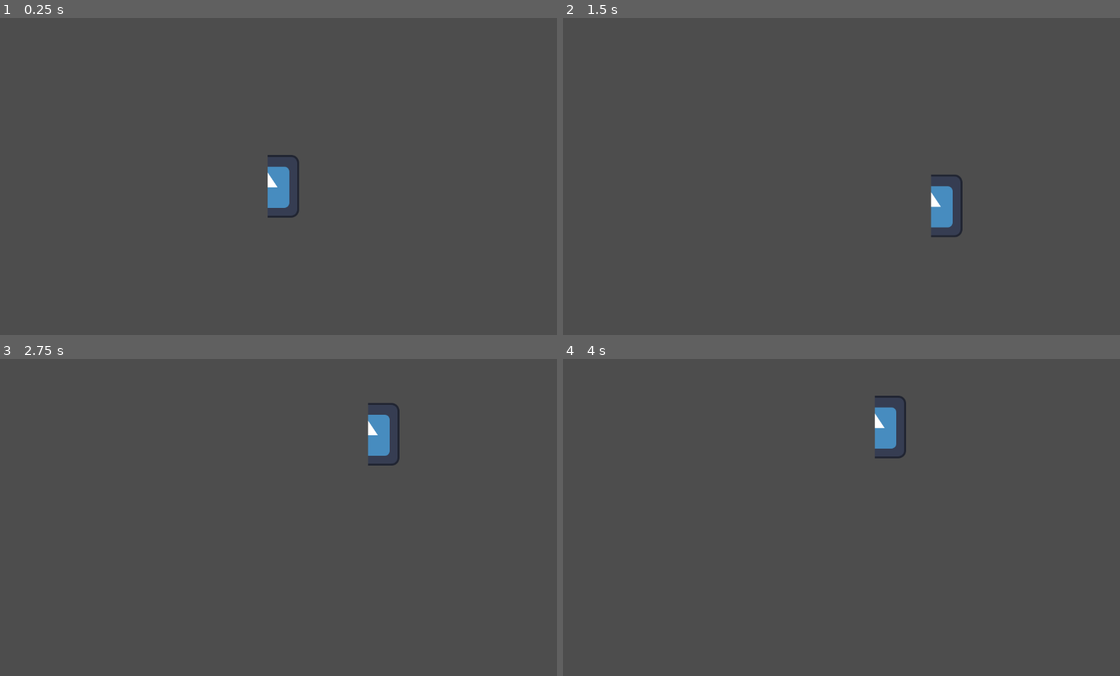
Above: before the commit, frames 1-4 (two rows, left to right).
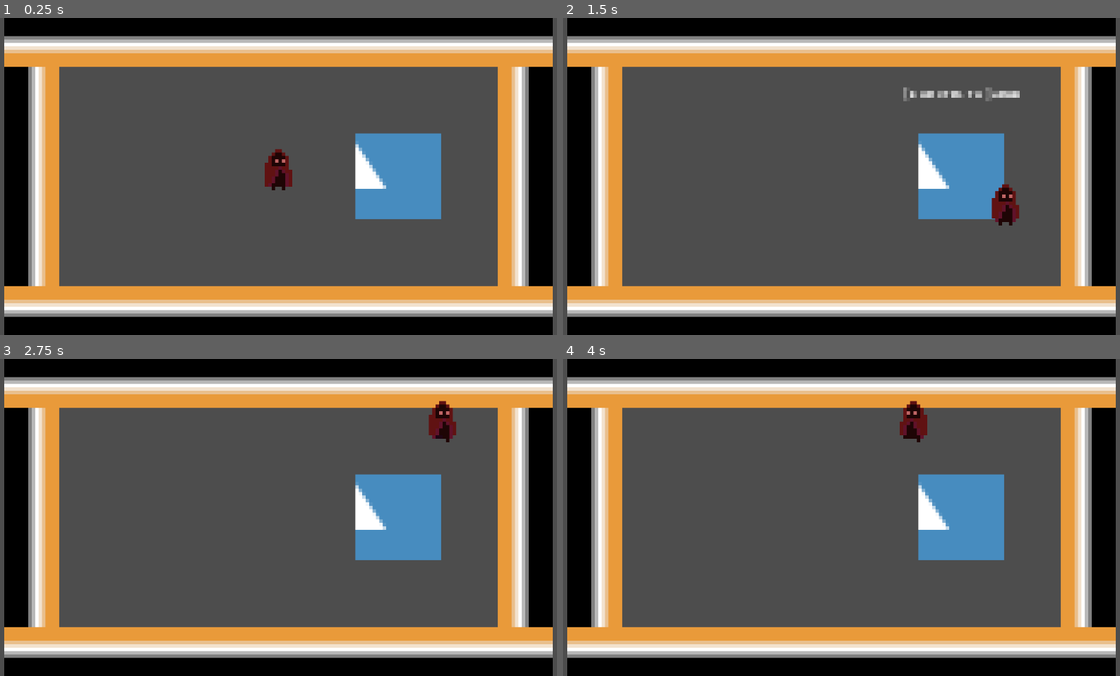
Above: after the commit, the same moments.

Repository: Baguetteboyy/gamesharingforjam
Game: Godot game, scene res://scenes/main_scene.tscn
Same seed, same stepped clock (60 frames per second), same inputs: the game is played once before the commit and once after it. Before the commit the project starts from res://scenes/Player.tscn. The engine's default icon, where the game draws it, is replaced by a stand-in: a white triangle on a blue panel in a dark square.
Inputs:
- Up to frame 1 (0.25 s): no input
- Up to frame 2 (1.5 s): tap Enter at 0.5 s; hold D (høyre) 0.53-1.28 s; tap S (ned) at 0.8, 1.35 s
- Up to frame 3 (2.75 s): tap W (opp) at 1.55 s; hold W (opp) from 2.03 s (still down); tap E (ta) at 2.3 s
- Up to frame 4 (4 s): release W (opp) at 2.78 s; tap E (ta) at 2.85 s; tap A (venstre) at 3.05 s; hold A (venstre) from 3.53 s (still down); tap D (høyre) at 3.8 s

The runs differ from the first frame. In frame 1, 49% of the frame differs, in the area x 0-100%, y 0-100%; in frame 2, 49%; in frame 3, 50%; in frame 4, 49%.

Commit message:
Cookie interaction and new player animation and skin

Diff:
--- a/project.godot
+++ b/project.godot
@@ -11,9 +11,13 @@
 [application]
 
 config/name="gamesharing1"
-run/main_scene="uid://bljq2mmg3crsm"
+run/main_scene="uid://cb61vnvpbsa85"
 config/features=PackedStringArray("4.6", "Forward Plus")
 config/icon="res://assets/icon.svg"
+
+[autoload]
+
+InteractionManager="*uid://cgf7k4ccnrch7"
 
 [file_customization]
 
@@ -56,10 +60,17 @@
 ]
 }
 
+[layer_names]
+
+2d_physics/layer_1="player"
+2d_physics/layer_2="walls"
+2d_physics/layer_3="cookie"
+
 [physics]
 
 3d/physics_engine="Jolt Physics"
 
 [rendering]
 
+textures/canvas_textures/default_texture_filter=0
 rendering_device/driver.windows="d3d12"
--- a/scenes/Player.tscn
+++ b/scenes/Player.tscn
@@ -1,32 +1,103 @@
 [gd_scene format=3 uid="uid://bljq2mmg3crsm"]
 
 [ext_resource type="Script" uid="uid://nxviwlpsvavq" path="res://scripts/node_2d.gd" id="1_kpjcp"]
-[ext_resource type="Texture2D" uid="uid://rlj4memhg5gh" path="res://assets/icon.svg" id="2_kne1u"]
+[ext_resource type="Texture2D" uid="uid://bog48hhnkvaw1" path="res://assets/lutinplayer.png" id="2_3li8b"]
+[ext_resource type="Texture2D" uid="uid://dhkvb5csbb8v2" path="res://assets/lutin.png" id="2_v6fml"]
 
-[sub_resource type="AtlasTexture" id="AtlasTexture_epypp"]
-atlas = ExtResource("2_kne1u")
-region = Rect2(64, 0, 64, 128)
+[sub_resource type="RectangleShape2D" id="RectangleShape2D_q6r6c"]
+size = Vector2(5, 8)
+
+[sub_resource type="AtlasTexture" id="AtlasTexture_mdl7e"]
+atlas = ExtResource("2_3li8b")
+region = Rect2(48, 0, 16, 16)
+
+[sub_resource type="AtlasTexture" id="AtlasTexture_qu4a1"]
+atlas = ExtResource("2_3li8b")
+region = Rect2(64, 0, 16, 16)
+
+[sub_resource type="AtlasTexture" id="AtlasTexture_3li8b"]
+atlas = ExtResource("2_v6fml")
+region = Rect2(0, 0, 8, 8)
+
+[sub_resource type="AtlasTexture" id="AtlasTexture_70d11"]
+atlas = ExtResource("2_3li8b")
+region = Rect2(80, 0, 16, 16)
+
+[sub_resource type="AtlasTexture" id="AtlasTexture_cw2d6"]
+atlas = ExtResource("2_3li8b")
+region = Rect2(96, 0, 16, 16)
+
+[sub_resource type="AtlasTexture" id="AtlasTexture_khinc"]
+atlas = ExtResource("2_3li8b")
+region = Rect2(0, 0, 16, 16)
+
+[sub_resource type="AtlasTexture" id="AtlasTexture_bruh7"]
+atlas = ExtResource("2_3li8b")
+region = Rect2(16, 0, 16, 16)
+
+[sub_resource type="AtlasTexture" id="AtlasTexture_6eyey"]
+atlas = ExtResource("2_3li8b")
+region = Rect2(32, 0, 16, 16)
 
 [sub_resource type="SpriteFrames" id="SpriteFrames_0hol4"]
 animations = [{
 "frames": [{
 "duration": 1.0,
-"texture": SubResource("AtlasTexture_epypp")
+"texture": SubResource("AtlasTexture_mdl7e")
+}, {
+"duration": 1.0,
+"texture": SubResource("AtlasTexture_qu4a1")
+}],
+"loop": true,
+"name": &"Walk",
+"speed": 5.0
+}, {
+"frames": [{
+"duration": 1.0,
+"texture": SubResource("AtlasTexture_3li8b")
 }],
 "loop": true,
 "name": &"default",
 "speed": 5.0
+}, {
+"frames": [{
+"duration": 1.0,
+"texture": SubResource("AtlasTexture_70d11")
+}, {
+"duration": 1.0,
+"texture": SubResource("AtlasTexture_cw2d6")
+}],
+"loop": true,
+"name": &"grab",
+"speed": 5.0
+}, {
+"frames": [{
+"duration": 1.0,
+"texture": SubResource("AtlasTexture_khinc")
+}, {
+"duration": 1.0,
+"texture": SubResource("AtlasTexture_bruh7")
+}, {
+"duration": 1.0,
+"texture": SubResource("AtlasTexture_6eyey")
+}],
+"loop": true,
+"name": &"idle",
+"speed": 5.0
 }]
 
-[sub_resource type="RectangleShape2D" id="RectangleShape2D_q6r6c"]
-size = Vector2(62, 128)
-
 [node name="Player" type="CharacterBody2D" unique_id=392974072]
-position = Vector2(586, 344)
+position = Vector2(-2, -1)
+collision_mask = 6
 script = ExtResource("1_kpjcp")
 
+[node name="CollisionShape2D" type="CollisionShape2D" parent="." unique_id=603035039]
+position = Vector2(2.5, 0)
+shape = SubResource("RectangleShape2D_q6r6c")
+
 [node name="AnimatedSprite2D" type="AnimatedSprite2D" parent="." unique_id=415271956]
+position = Vector2(3, 0)
 sprite_frames = SubResource("SpriteFrames_0hol4")
-
-[node name="CollisionShape2D" type="CollisionShape2D" parent="." unique_id=603035039]
-shape = SubResource("RectangleShape2D_q6r6c")
+animation = &"grab"
+frame = 1
+frame_progress = 0.94246864
--- /dev/null
+++ b/scenes/cookie.gd
@@ -0,0 +1,12 @@
+extends Node2D
+
+
+@onready var Interaction_area: InteractionArea = $InteractionArea
+@onready var cookie = $AnimatedSprite2D
+@onready var hey
+
+func _ready() -> void:
+	Interaction_area.interact = Callable(self, "on_interact")
+
+func on_interact():
+	print("you got the cookie!")
--- /dev/null
+++ b/scenes/cookie.tscn
@@ -0,0 +1,35 @@
+[gd_scene format=3 uid="uid://eey65u0u6rio"]
+
+[ext_resource type="Script" uid="uid://dt0ncio0tix04" path="res://scenes/cookie.gd" id="1_2rrt0"]
+[ext_resource type="Texture2D" uid="uid://rlj4memhg5gh" path="res://assets/icon.svg" id="1_i5c4t"]
+[ext_resource type="PackedScene" uid="uid://cycctm5f3fuys" path="res://scenes/interactions/interaction_area/interaction_area.tscn" id="3_on5vl"]
+
+[sub_resource type="AtlasTexture" id="AtlasTexture_yys3m"]
+atlas = ExtResource("1_i5c4t")
+region = Rect2(75, 50, 25, 25)
+
+[sub_resource type="SpriteFrames" id="SpriteFrames_2rrt0"]
+animations = [{
+"frames": [{
+"duration": 1.0,
+"texture": SubResource("AtlasTexture_yys3m")
+}],
+"loop": true,
+"name": &"default",
+"speed": 5.0
+}]
+
+[sub_resource type="CircleShape2D" id="CircleShape2D_nc27e"]
+radius = 19.104973
+
+[node name="Cookie" type="Node2D" unique_id=1781473538]
+script = ExtResource("1_2rrt0")
+
+[node name="AnimatedSprite2D" type="AnimatedSprite2D" parent="." unique_id=764067590]
+sprite_frames = SubResource("SpriteFrames_2rrt0")
+
+[node name="InteractionArea" parent="." unique_id=147314577 instance=ExtResource("3_on5vl")]
+action_name = "grab"
+
+[node name="CollisionShape2D" type="CollisionShape2D" parent="InteractionArea" unique_id=1496405703]
+shape = SubResource("CircleShape2D_nc27e")
--- /dev/null
+++ b/scenes/interactions/InteractionManager.tscn
@@ -0,0 +1,22 @@
+[gd_scene format=3 uid="uid://cgf7k4ccnrch7"]
+
+[ext_resource type="Script" uid="uid://xvuxil7mabvg" path="res://scenes/interactions/interaction_manager.gd" id="1_j7k8f"]
+[ext_resource type="FontFile" uid="uid://5ke4juidr06f" path="res://assets/ARCADECLASSIC.TTF" id="2_in418"]
+
+[node name="InteractionManager" type="Node2D" unique_id=815986385]
+script = ExtResource("1_j7k8f")
+
+[node name="Label" type="Label" parent="." unique_id=930044355]
+z_index = 20
+anchors_preset = 5
+anchor_left = 0.5
+anchor_right = 0.5
+offset_left = -84.0
+offset_right = 84.0
+offset_bottom = 23.0
+grow_horizontal = 2
+theme_override_fonts/font = ExtResource("2_in418")
+theme_override_font_sizes/font_size = 4
+text = "[E or ctrl] to interact"
+horizontal_alignment = 1
+vertical_alignment = 1
--- /dev/null
+++ b/scenes/interactions/interaction_area/interaction_area.gd
@@ -0,0 +1,15 @@
+extends Area2D
+class_name InteractionArea
+
+
+@export var action_name: String = "interact"
+
+var interact: Callable = func():
+	pass
+
+
+func _on_body_entered(body: Node2D) -> void:
+	InteractionManager.register_area(self)
+
+func _on_body_exited(body: Node2D) -> void:
+	InteractionManager.unregister_area(self)
--- /dev/null
+++ b/scenes/interactions/interaction_area/interaction_area.tscn
@@ -0,0 +1,10 @@
+[gd_scene format=3 uid="uid://cycctm5f3fuys"]
+
+[ext_resource type="Script" uid="uid://sisroqa8tr7y" path="res://scenes/interactions/interaction_area/interaction_area.gd" id="1_qww1t"]
+
+[node name="InteractionArea" type="Area2D" unique_id=147314577]
+collision_layer = 0
+script = ExtResource("1_qww1t")
+
+[connection signal="body_entered" from="." to="." method="_on_body_entered"]
+[connection signal="body_exited" from="." to="." method="_on_body_exited"]
--- /dev/null
+++ b/scenes/interactions/interaction_manager.gd
@@ -0,0 +1,50 @@
+extends Node2D
+
+@onready var player = get_tree().get_first_node_in_group("player")
+@onready var label = $Label
+
+
+const base_text = "[E or ctrl to ]"
+
+
+var active_areas = []
+var can_interact = true
+
+
+func register_area(area: InteractionArea):
+	active_areas.push_back(area)
+
+func unregister_area(area: InteractionArea):
+	var index = active_areas.find(area)
+	if index != -1:
+		active_areas.remove_at(index)
+
+func _process(delta: float) -> void:
+	if active_areas.size() > 0 && can_interact:
+		active_areas.sort_custom(_sort_by_distance_to_player)
+		label.text = base_text + active_areas[0].action_name
+		label.global_position = active_areas[0].global_position
+		label.global_position.y -= 36
+		label.global_position.x -= label.size.x / 2
+		label.show()
+	else:
+		label.hide()
+
+func _sort_by_distance_to_player(area1, area2):
+	var area1_to_player = player.global_position.distance_to(area1.global_position)
+	var area2_to_player = player.global_position.distance_to(area2.global_position)
+	return area1_to_player < area2_to_player
+
+
+
+
+func _input(event: InputEvent) -> void:
+	if event.is_action_pressed("ta") && can_interact:
+		if active_areas.size() > 0:
+			can_interact = false
+			label.hide()
+
+
+			await active_areas[0].interact.call()
+
+			can_interact = true
--- /dev/null
+++ b/scenes/main_scene.tscn
@@ -0,0 +1,30 @@
+[gd_scene format=3 uid="uid://cb61vnvpbsa85"]
+
+[ext_resource type="Texture2D" uid="uid://bocs8cgetabnj" path="res://assets/wall.png" id="1_pw63i"]
+[ext_resource type="PackedScene" uid="uid://bljq2mmg3crsm" path="res://scenes/Player.tscn" id="2_7ykc4"]
+[ext_resource type="PackedScene" uid="uid://eey65u0u6rio" path="res://scenes/cookie.tscn" id="3_7ykc4"]
+
+[sub_resource type="TileSetAtlasSource" id="TileSetAtlasSource_pu3yx"]
+texture = ExtResource("1_pw63i")
+0:0/0 = 0
+0:0/0/physics_layer_0/polygon_0/points = PackedVector2Array(-8, -8, 8, -8, 8, 8, -8, 8)
+
+[sub_resource type="TileSet" id="TileSet_gubc5"]
+physics_layer_0/collision_layer = 2
+sources/0 = SubResource("TileSetAtlasSource_pu3yx")
+
+[node name="Main scene" type="Node2D" unique_id=698446251]
+
+[node name="Camera2D" type="Camera2D" parent="." unique_id=1577173452]
+zoom = Vector2(7, 7)
+
+[node name="TileMap" type="TileMap" parent="." unique_id=371114993]
+tile_set = SubResource("TileSet_gubc5")
+format = 2
+layer_0/tile_data = PackedInt32Array(196603, 0, 0, 196604, 0, 0, 196605, 0, 0, 196606, 0, 0, 196607, 0, 0, 131072, 0, 0, 131073, 0, 0, 131074, 0, 0, 131075, 0, 0, 131076, 0, 0, 65540, 0, 1610612736, 4, 0, 1610612736, -65532, 0, 1610612736, -131068, 0, 1610612736, -196604, 0, 805306368, -131077, 0, 805306368, -131076, 0, 805306368, -131075, 0, 805306368, -131074, 0, 805306368, -131073, 0, 805306368, -196608, 0, 805306368, -196607, 0, 805306368, -196606, 0, 805306368, -196605, 0, 805306368, -65541, 0, 1342177280, -5, 0, 1342177280, 65531, 0, 1342177280, 131067, 0, 1342177280)
+
+[node name="Cookie" parent="." unique_id=1781473538 instance=ExtResource("3_7ykc4")]
+position = Vector2(35, 0)
+
+[node name="Player" parent="." unique_id=392974072 instance=ExtResource("2_7ykc4")]
+position = Vector2(-3, -1)
--- a/scripts/node_2d.gd
+++ b/scripts/node_2d.gd
@@ -1,6 +1,7 @@
 extends CharacterBody2D
 
-var SPEED = 300
+var SPEED = 70
+var level = 1
 
 # Called when the node enters the scene tree for the first time.
 func _ready() -> void:
@@ -16,16 +17,23 @@
 	if Input.is_action_pressed("opp"):
 		velocity.x = 0
 		velocity.y = -SPEED
+		$AnimatedSprite2D.play("Walk")
 	elif Input.is_action_pressed("ned"):
 		velocity.x = 0
 		velocity.y = SPEED
+		$AnimatedSprite2D.play("Walk")
 	elif Input.is_action_pressed("høyre"):
 		velocity.x = SPEED
 		velocity.y = 0
+		$AnimatedSprite2D.flip_h = false
+		$AnimatedSprite2D.play("Walk")
 	elif Input.is_action_pressed("venstre"):
 		velocity.x = -SPEED
 		velocity.y = 0
+		$AnimatedSprite2D.flip_h = true
+		$AnimatedSprite2D.play("Walk")
 	else:
 		velocity.x = 0
 		velocity.y = 0
+		$AnimatedSprite2D.play("idle")
 	move_and_slide()
Binary file added: assets/ARCADECLASSIC.TTF
Not shown, added: assets/ARCADECLASSIC.TTF.import
Binary file added: assets/lutin.png
Not shown, added: assets/lutin.png.import
Binary file added: assets/lutinplayer.png
Not shown, added: assets/lutinplayer.png.import
Binary file added: assets/wall.png
Not shown, added: assets/wall.png.import
Not shown, added: scenes/cookie.gd.uid
Not shown, added: scenes/interactions/interaction_area/interaction_area.gd.uid
Not shown, added: scenes/interactions/interaction_manager.gd.uid
